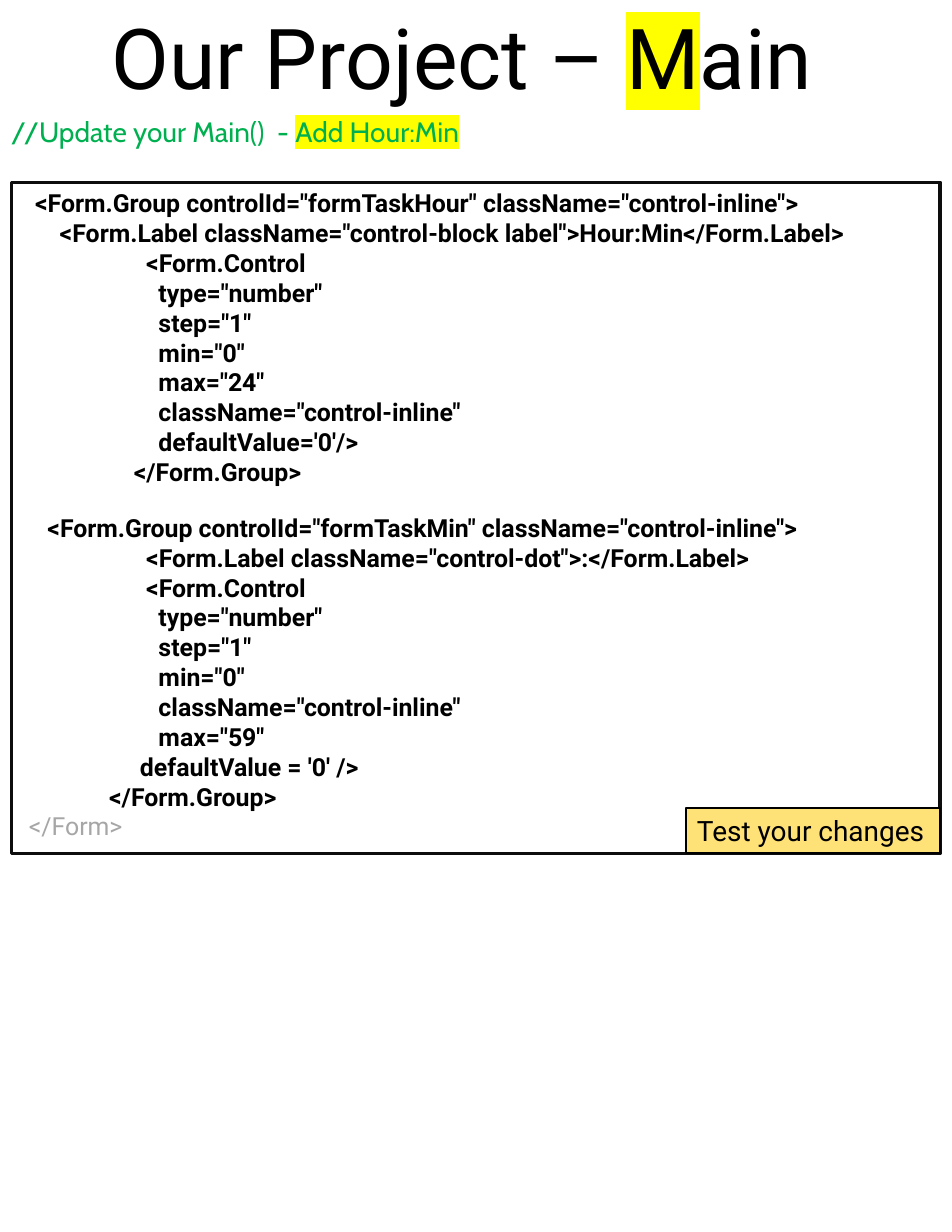
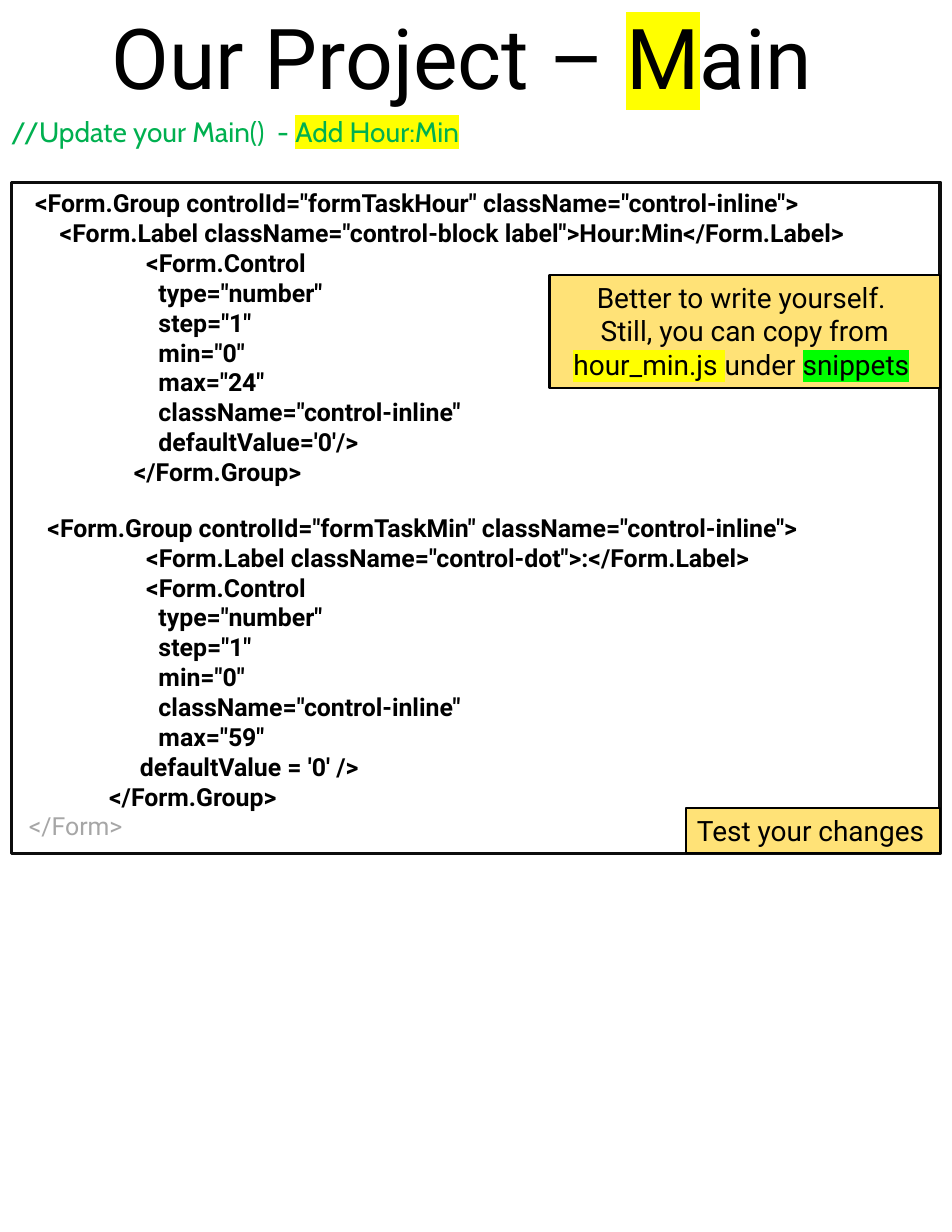
Before and after one commit to scorpion0511/mytracker, a slide deck: slide 38 of doc/React.pptx (slide 36 before the commit). Drawn at 952x1232 pixels with LibreOffice and Linux fonts; fonts in the diff are those of the drawing. Boxes give left, top, right and bottom in pixels: in the first picture for what was removed or moved away, otherwise in the second. Text is boxed around its words. In the diff, an @@ line names an element or a change of style, - is before the commit and + after.

```diff
--- a/doc/React.pptx
+++ b/doc/React.pptx
@@ rectangle added at bbox=[550, 274, 941, 388], fill #FFE277, outline #000000 1.5 pt, 18 pt, text #000000 @@
+Better to write yourself.
+Still, you can copy from hour_min.js under snippets
```
Also in this commit, not shown: 20 other slides changed, 10 slides added.
